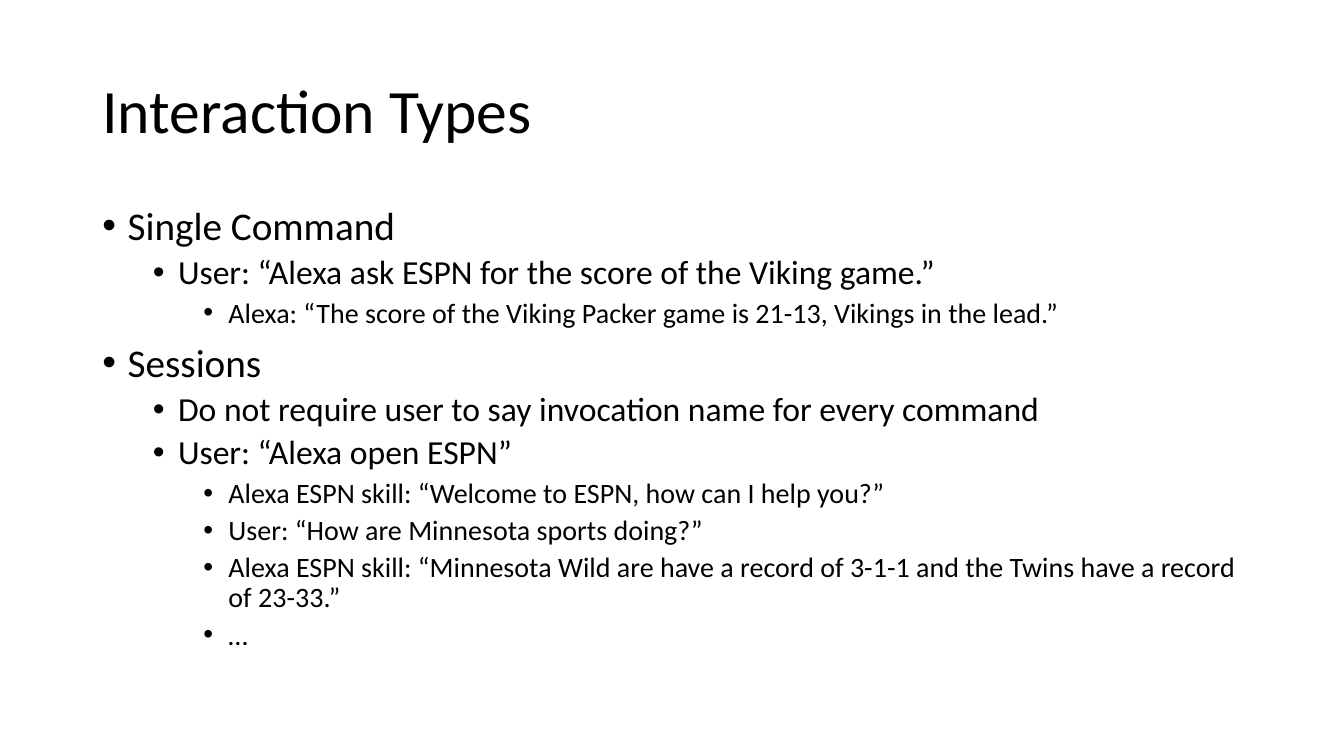
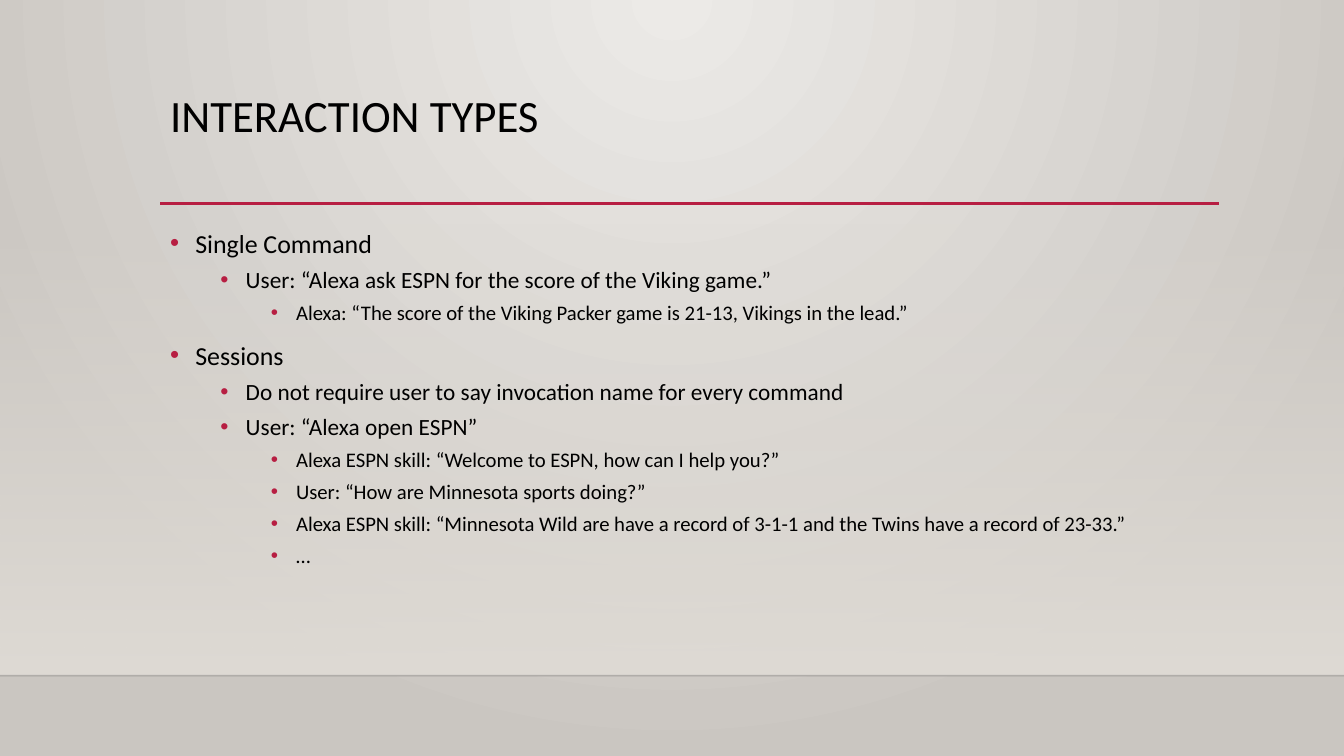
Before and after one commit to haydenwade/speaking-st-cloud-alexa-nodejs-public-apis, a slide deck: slide 10 of Building An Custom.pptx (slide 11 before the commit). Drawn at 1344x756 pixels with LibreOffice and Linux fonts; fonts in the diff are those of the drawing; background and template pictures are left out. Boxes give left, top, right and bottom in pixels: in the first picture for what was removed or moved away, otherwise in the second. Text is boxed around its words. In the diff, an @@ line names an element or a change of style, - is before the commit and + after.

```diff
--- a/Building An Custom.pptx
+++ b/Building An Custom.pptx
@@ background #FFFFFF to gradient #ECEAE7 to #CAC7C1 @@
@@ title "INTERACTION TYPES" at (x1=170, y1=103, x2=539, y2=133): vertical alignment middle to top @@
@@ title at (x1=170, y1=103, x2=539, y2=133): text changed; size 44 to 32 pt @@
-Interaction Types
+INTERACTION TYPES
@@ line added from (160, 204) to (1220, 204), #B71E42 2.5 pt @@
@@ rectangle added at (x1=0, y1=223, x2=1344, y2=676), fill gradient #DFDBD5 @@
@@ text "Single Command" moved from (x1=128, y1=212, x2=1235, y2=608) to (x1=195, y1=235, x2=1125, y2=531) @@
@@ text "Single Command" at (x1=195, y1=235, x2=1125, y2=531): size 28 to 18.5 pt in "Single Command", "Sessions"; size 24 to 16.6 pt in "User: “Alexa ask ESPN for the score ...", "Do not require user to say invocation ...", "User: “Alexa open ESPN”"; size 20 to 14.8 pt in "Alexa: “The score of the Viking Packer ...", "Alexa ESPN skill: “Welcome to ESPN, how ...", "User: “How are Minnesota sports doing?”", "Alexa ESPN skill: “Minnesota Wild are have ..." and 1 more places; line spacing 0.9 to 1 @@
@@ line added from (0, 676) to (1344, 676), #000001 1 pt @@
```
Also in this commit, not shown: 12 other slides changed, 1 slide removed.
